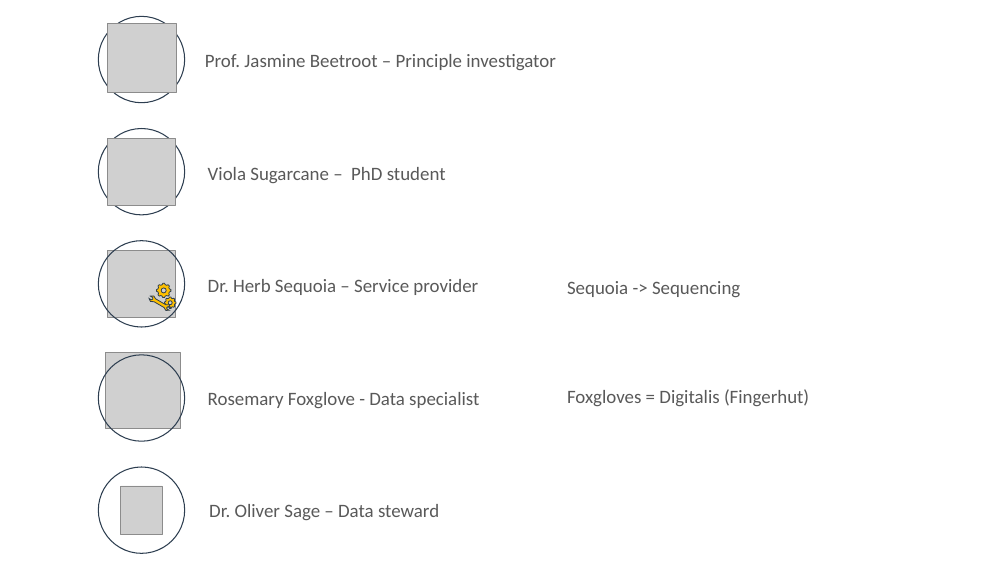
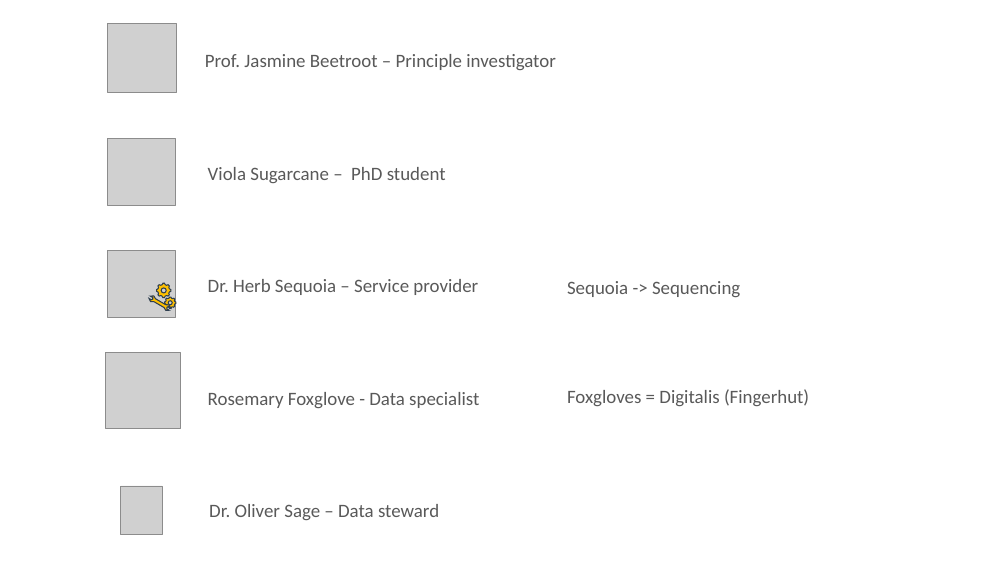
Before and after one commit to nfdi4plants/nfdi4plants.knowledgebase, a slide deck: slide 1 of src/docs/img/StoryTelling_Characters.pptx. Drawn at 1008x567 pixels with LibreOffice and Linux fonts; fonts in the diff are those of the drawing; grey boxes stand for pictures; background and template pictures are left out. Boxes give left, top, right and bottom in pixels: in the first picture for what was removed or moved away, otherwise in the second. Text is boxed around its words. In the diff, an @@ line names an element or a change of style, - is before the commit and + after.

```diff
--- a/src/docs/img/StoryTelling_Characters.pptx
+++ b/src/docs/img/StoryTelling_Characters.pptx
@@ ellipse removed at (98, 17, 185, 103) @@
@@ ellipse removed at (98, 129, 185, 215) @@
@@ ellipse removed at (98, 240, 185, 327) @@
@@ outline #2D3E50 0.75 pt to #2D3E50 1 pt in 3 elements at (157, 284, 171, 298), (165, 297, 176, 309), (148, 292, 171, 315) @@
@@ ellipse removed at (98, 355, 185, 441) @@
@@ ellipse removed at (98, 467, 185, 554) @@
```
Also in this commit, not shown: 2 other files.
